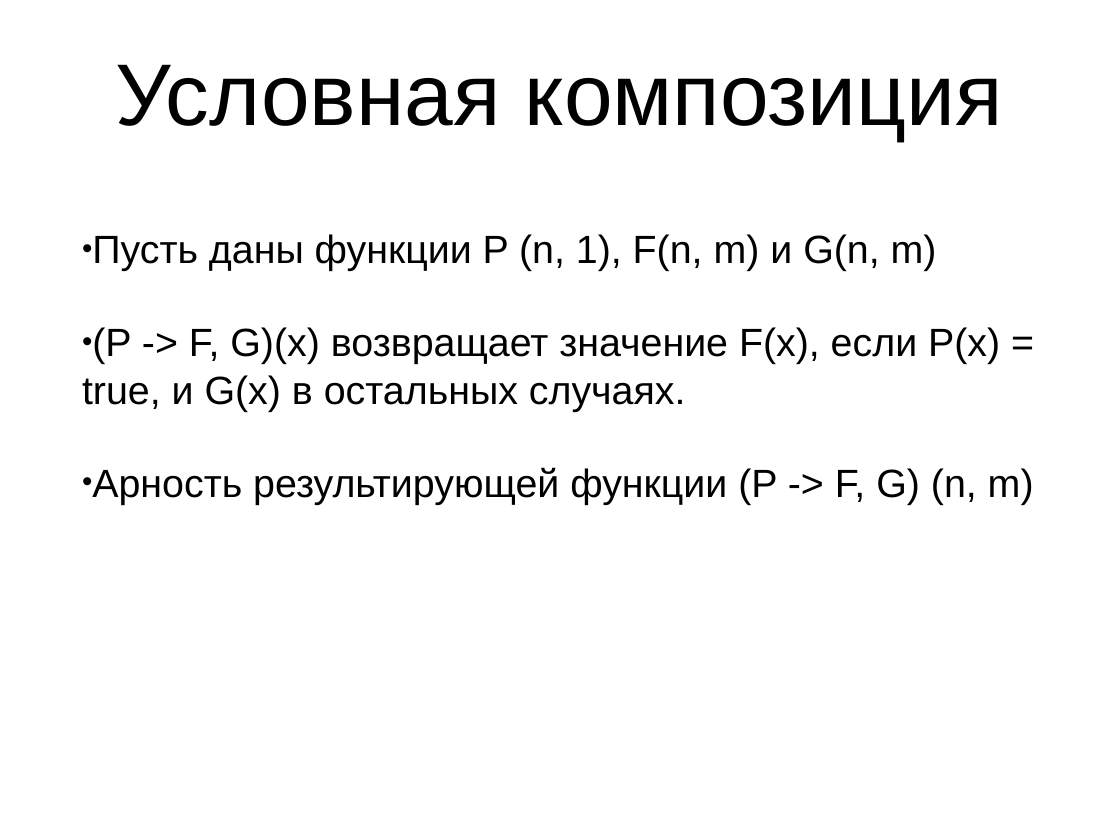
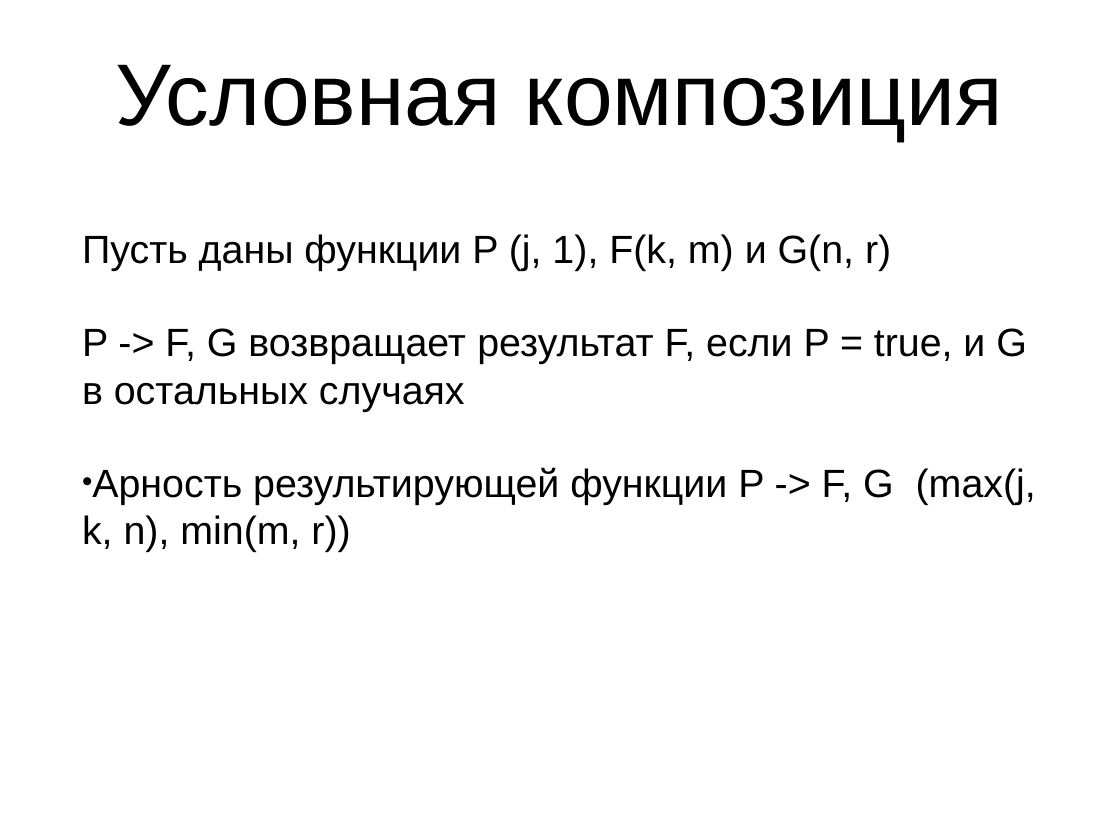
Before and after one commit to Zumisha/Parallel-Programming, a slide deck: slide 12 of Документация/fptl.ppt. Drawn at 1120x840 pixels with LibreOffice and Linux fonts; fonts in the diff are those of the drawing. Boxes give left, top, right and bottom in pixels: in the first picture for what was removed or moved away, otherwise in the second. Text is boxed around its words. In the diff, an @@ line names an element or a change of style, - is before the commit and + after.

```diff
--- a/Документация/fptl.ppt
+++ b/Документация/fptl.ppt
@@ text at <box>82,234,1027,552</box>: text changed @@
-• Пусть даны функции P (n, 1), F(n, m) и G(n, m)
-• (P -> F, G)(x) возвращает значение F(x), если P(x) = true, и G(x) в остальных случаях.
-• Арность результирующей функции (P -> F, G) (n, m)
+Пусть даны функции P (j, 1), F(k, m) и G(n, r)
+P -> F, G возвращает результат F, если P = true, и G в остальных случаях
+• Арность результирующей функции P -> F, G (max(j, k, n), min(m, r))
```
Also in this commit, not shown: 11 other slides changed, 1 slide added, 1 slide removed.
